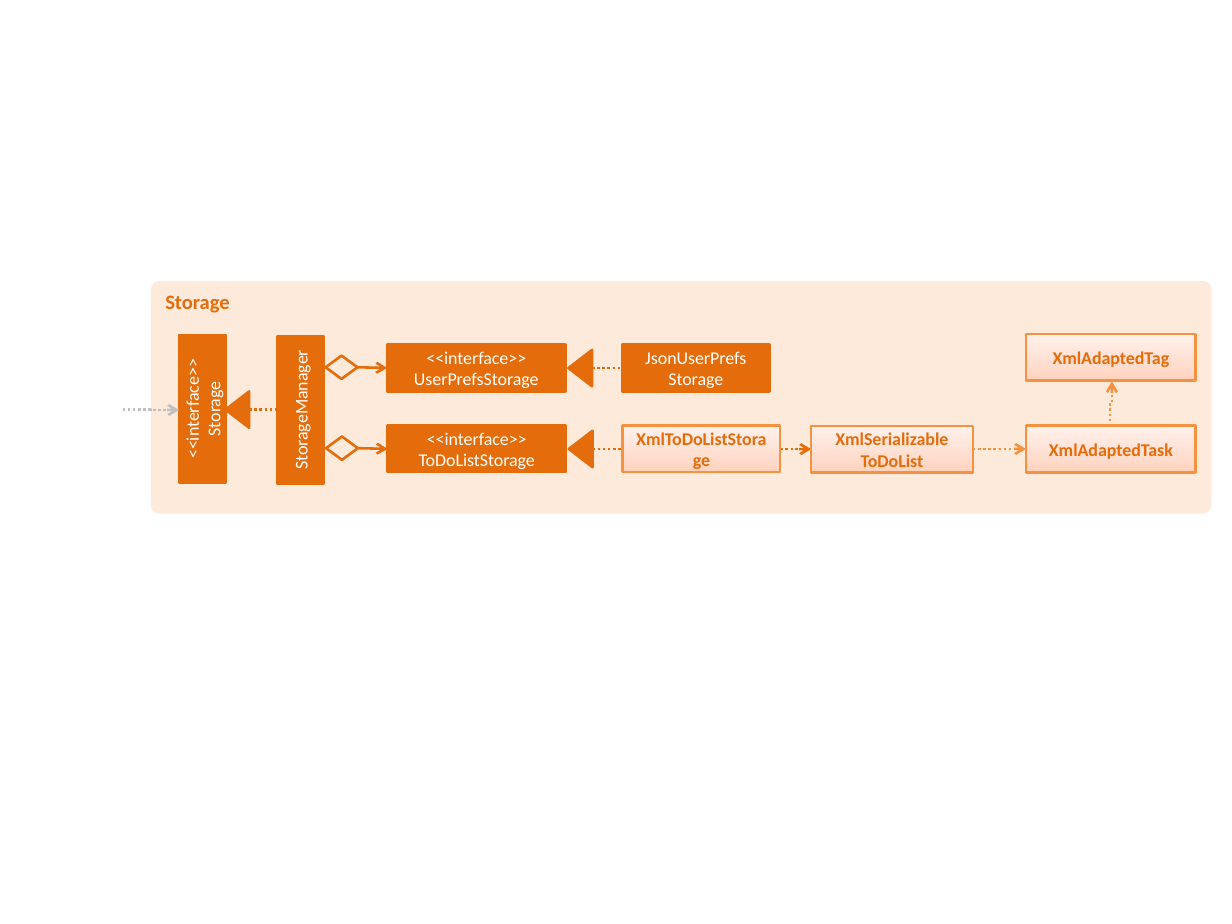
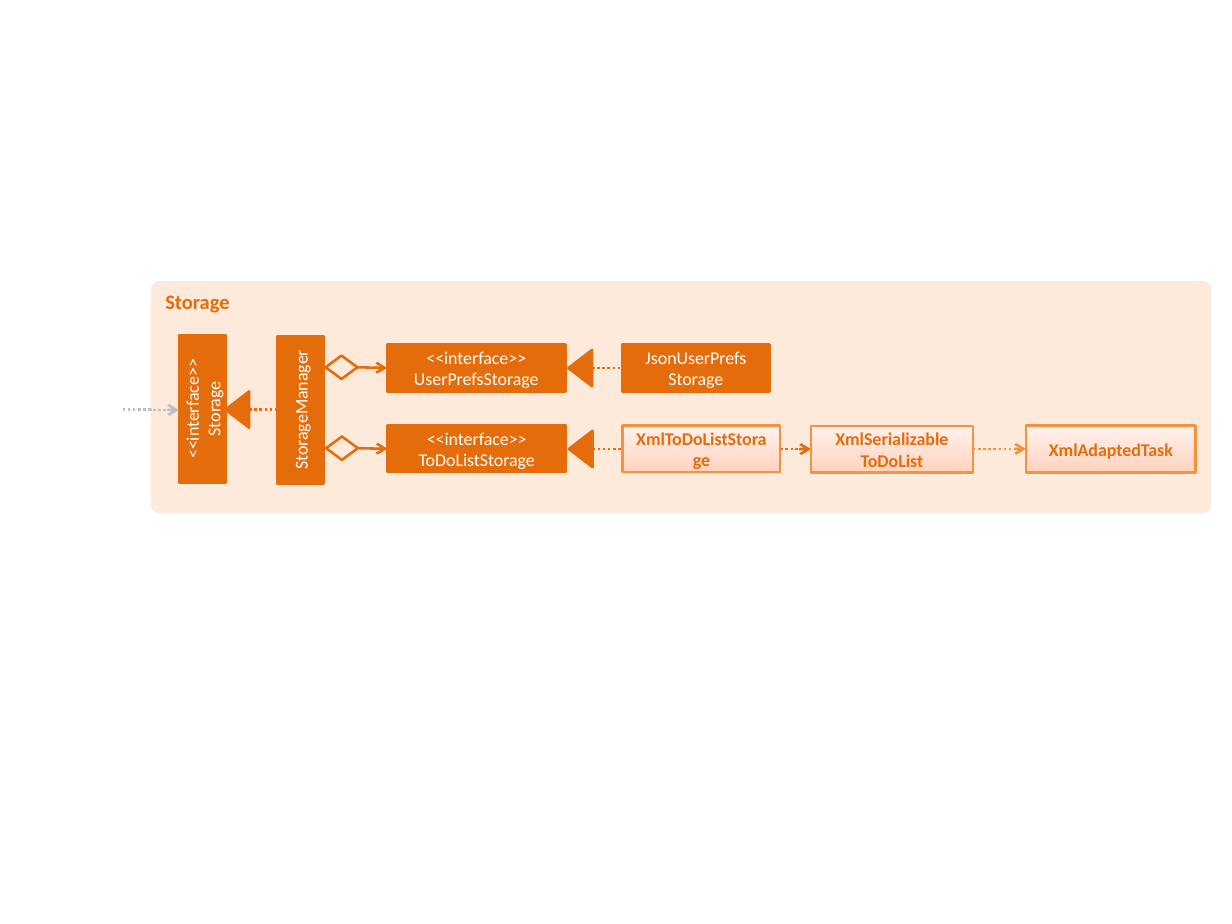
Before and after one commit to CS2103AUG2016-W11-C2/main, a slide deck: slide 8 of docs/diagrams/Diagrams.pptx. Drawn at 1232x924 pixels with LibreOffice and Linux fonts; fonts in the diff are those of the drawing. Boxes give left, top, right and bottom in pixels: in the first picture for what was removed or moved away, otherwise in the second. Text is boxed around its words. In the diff, an @@ line names an element or a change of style, - is before the commit and + after.

Commit message:
Update storage class diagrams in .ppt and .png

```diff
--- a/docs/diagrams/Diagrams.pptx
+++ b/docs/diagrams/Diagrams.pptx
@@ rectangle removed at [1026, 334, 1196, 381] @@
-XmlAdaptedTag
@@ elbow arrow removed from (1110, 426) to (1111, 382) @@
```
Also in this commit, not shown: 1 other file.
